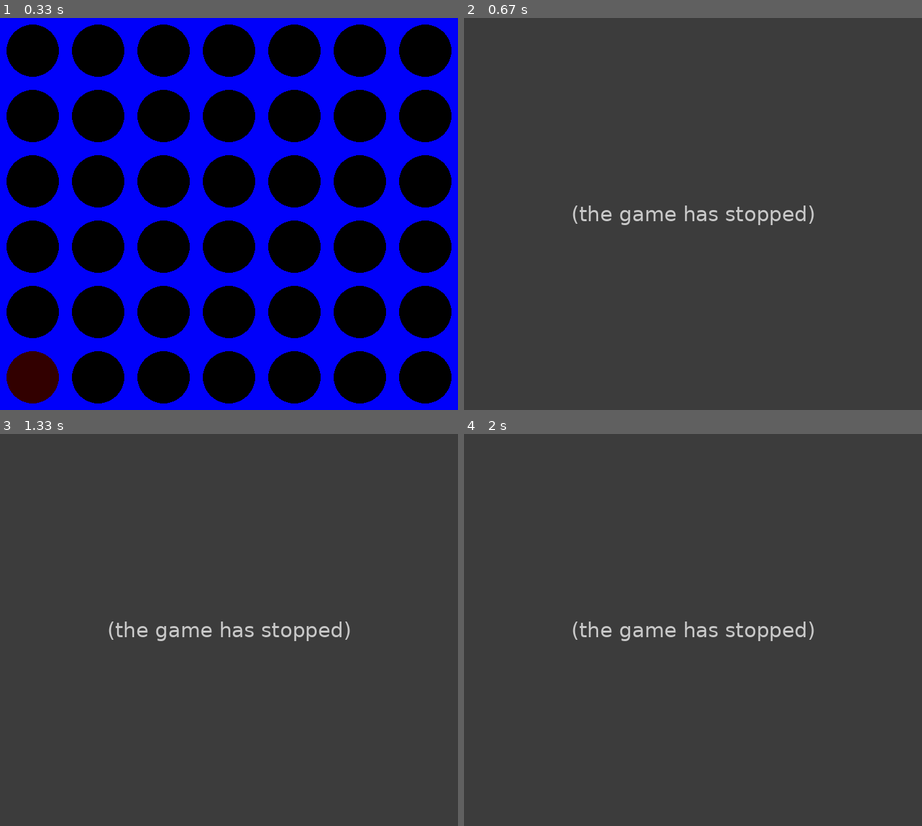
Above: before the commit, frames 1-4 (two rows, left to right).
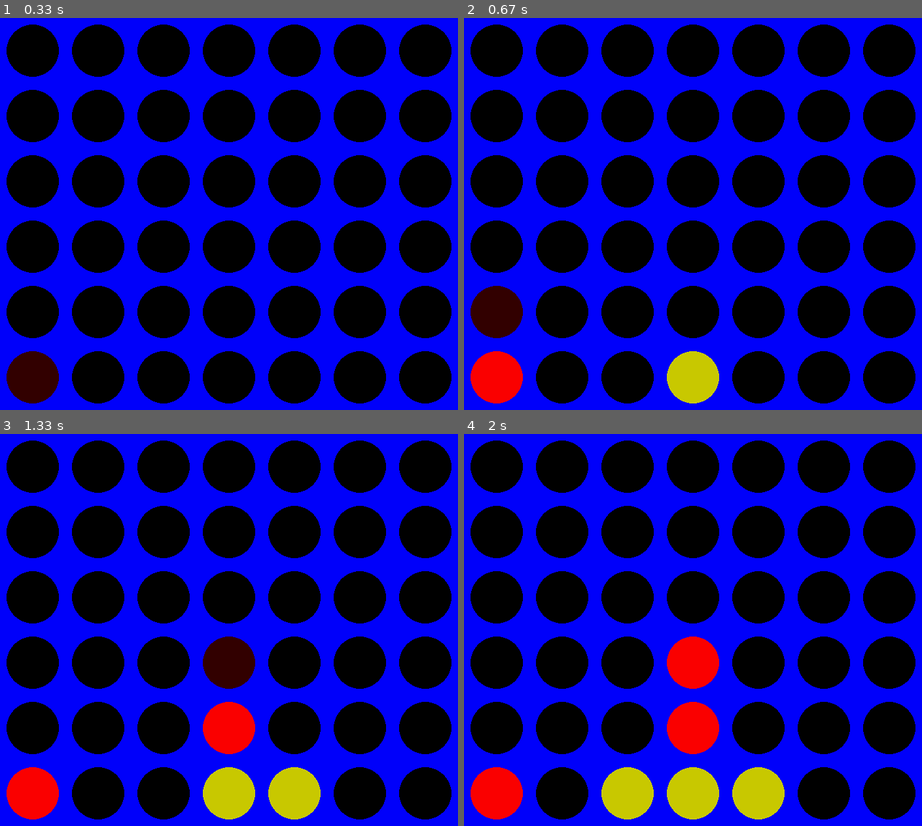
Above: after the commit, the same moments.

Repository: AtticusFinch2/Personal-stuff
Game: pygame game, started from ConnectFour/c4game.py
Same seed, same stepped clock (60 frames per second), same inputs: the game is played once before the commit and once after it.
Inputs (mouse positions are in pixels of both pictures, inside the frame that each line leads up to):
- Up to frame 1 (0.33 s): no input
- Up to frame 2 (0.67 s): tap Space at 0.33 s
- Up to frame 3 (1.33 s): click (87, 724) at 0.72 s; tap Space at 1.07 s; click (238, 496) at 1.08 s
- Up to frame 4 (2 s): tap Space at 1.37 s; click (867, 778) at 1.55 s; press the mouse at (867, 778) at 1.87 s; move the mouse to (693, 661) at 1.97 s

Frame 1 is identical in both runs. In frame 2, 100% of the frame differs, in the area x 0-100%, y 0-100%; in frame 3, 100%; in frame 4, 100%.
Error before the commit: TypeError: 'int' object is not subscriptable (c4game.py line 173); the game stopped at 0.33 s (later frames are placeholders)

Commit message:
working and slightly faster :)

Diff:
--- a/ConnectFour/c4game.py
+++ b/ConnectFour/c4game.py
@@ -166,19 +166,13 @@
 
 def ai_handler(model):
     if model.ai_on:
-        with (cProfile.Profile() as pr):
-            pr.enable()
-            start_time = time.time()
-            moves = c4logic.best_move(model.board, model.player, 5)
-            model.board = moves[0][2]
-            end_time = time.time()
-            model.taken = end_time - start_time
-            print(
-                f"Ai's Move: Column moved = {moves[0][1]}, Loss: {moves[0][0]}, Time taken on this move:{model.taken}")
-            pr.disable()
-            pr.print_stats()
+        start_time = time.time()
+        move = c4logic.best_move(model.board, model.player, 5)
+        model.board = move[2]
+        end_time = time.time()
+        model.taken = end_time - start_time
+        print(f"Ai's Move: Column moved = {move[1]}, Loss: {move[0]}, Time taken on this move:{model.taken}")
         model.player = flip(model.player)
 
 
-
 main()
--- a/ConnectFour/c4logic.py
+++ b/ConnectFour/c4logic.py
@@ -145,39 +145,39 @@
             a = [board[row, col], board[row, col + 1], board[row, col + 2], board[row, col + 3]]
             p1 = a.count(player)
             p2 = a.count(switch[player])
-            ans += (-1*(p2>0 and p1==0)*(p2**6))
-            '''if p2>0 and p1==0: #if enemy row detected
-                ans -= p2**6
-            elif p2>0:
-                ans = ans
-            else:
-                ans += p1**6'''
+            #ans += (-1*(p2>0 and p1==0)*(p2**6))
+            if p2>0 and p1==0: #if enemy row detected
+                ans -= p2**6
+            elif p2>0:
+                ans = ans
+            else:
+                ans += p1**6
 
     for col in range(6):  # cols
         for row in range(4):
             a = [board[row, col], board[row + 1, col], board[row + 2, col], board[row + 3, col]]
             p1 = a.count(player)
             p2 = a.count(switch[player])
-            ans += (-1 * (p2 > 0 and p1 == 0) * (p2 ** 6)) + ((not p2 > 0 and not p1 == 0) * (p1 ** 6))
-            '''if p2>0 and p1==0: #if enemy row detected
-                ans -= p2**6
-            elif p2>0:
-                ans = ans
-            else:
-                ans += p1**6'''
+            #ans += (-1 * (p2 > 0 and p1 == 0) * (p2 ** 6)) + ((not p2 > 0 and not p1 == 0) * (p1 ** 6))
+            if p2>0 and p1==0: #if enemy row detected
+                ans -= p2**6
+            elif p2>0:
+                ans = ans
+            else:
+                ans += p1**6
 
     for row in range(board.shape[0] - 3):  # diagonals (from top-left to bottom-right)
         for col in range(board.shape[1] - 3):
             a = [board[row, col], board[row + 1, col + 1], board[row + 2, col + 2], board[row + 3, col + 3]]
             p1 = a.count(player)
             p2 = a.count(switch[player])
-            ans += (-1 * (p2 > 0 and p1 == 0) * (p2 ** 6))
-            '''if p2>0 and p1==0: #if enemy row detected
-                ans -= p2**6
-            elif p2>0:
-                ans = ans
-            else:
-                ans += p1**6'''
+            #ans += (-1 * (p2 > 0 and p1 == 0) * (p2 ** 6))
+            if p2>0 and p1==0: #if enemy row detected
+                ans -= p2**6
+            elif p2>0:
+                ans = ans
+            else:
+                ans += p1**6
     for row in range(
         board.shape[0] - 3
     ):  # diagonals pt.2 electric boogaloo (from top-right to bottom-left)
@@ -185,13 +185,13 @@
             a = [board[row, col], board[row + 1, col - 1], board[row + 2, col - 2], board[row + 3, col - 3]]
             p1 = a.count(player)
             p2 = a.count(switch[player])
-            ans += (-1 * (p2 > 0 and p1 == 0) * (p2 ** 6))
-            '''if p2>0 and p1==0: #if enemy row detected
-                ans -= p2**6
-            elif p2>0:
-                ans = ans
-            else:
-                ans += p1**6'''
+            #ans += (-1 * (p2 > 0 and p1 == 0) * (p2 ** 6))
+            if p2>0 and p1==0: #if enemy row detected
+                ans -= p2**6
+            elif p2>0:
+                ans = ans
+            else:
+                ans += p1**6
 
     return ans
 
@@ -209,7 +209,7 @@
 adjust = {1:1, 2:-1, 0:0}
 def minimax(node, depth, player):
     if depth == 0:
-        return static_value(node, player) * adjust[player]
+        return static_value(node, player) #* adjust[player]
     winner = wins(node)
     if winner != 0:
         return MAX_INT * adjust[winner]
@@ -218,7 +218,7 @@
     for child in children:
         x = minimax(child, depth - 1, switch[player])
         value = min(value, x) if player == 2 else max(value, x)
-    return value * adjust[player]
+    return value #* adjust[player]
 
 
 
@@ -233,10 +233,10 @@
         new_board = copy.deepcopy(board)
         new_board[placement[0]][placement[1]] = player
         if placement[1] != -1:
-            moves.append((minimax(new_board,depth,switch[player]), move, new_board))
+            moves.append((minimax(new_board,depth-1,switch[player]), move, new_board))
     moves.sort(key=sortFirst)
     return moves[0]
-
+'''
 import time
 
 starttime2 = time.time()
@@ -244,7 +244,8 @@
     import cProfile
     with (cProfile.Profile() as pr):
         pr.enable()
-        print(best_move(board_ex, 2, 5))
+        #for _ in range(2000):
+        print(best_move(board_ex,2,4))
         pr.disable()
         pr.print_stats(sort='tottime')
-endtime2 = time.time()
+endtime2 = time.time()'''
